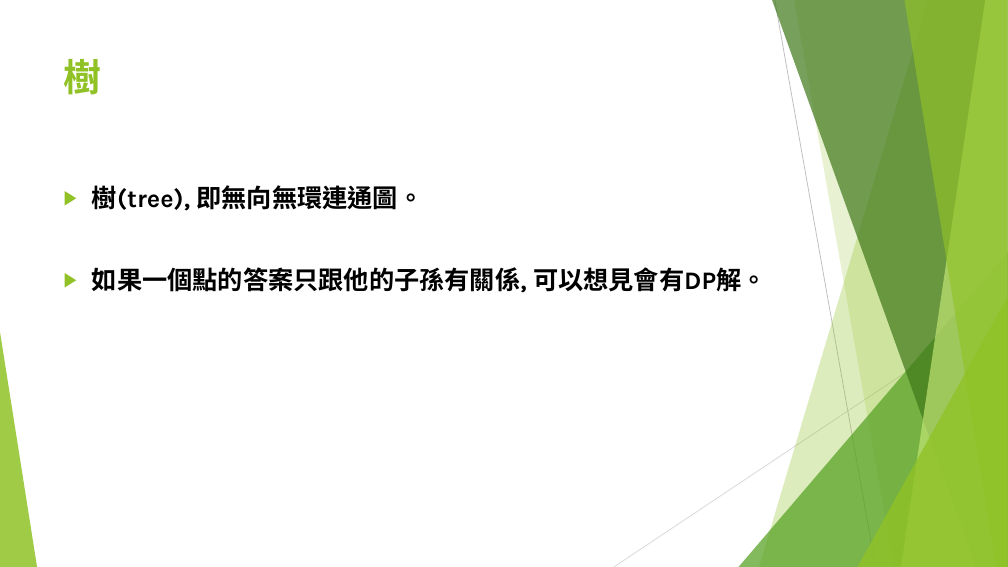
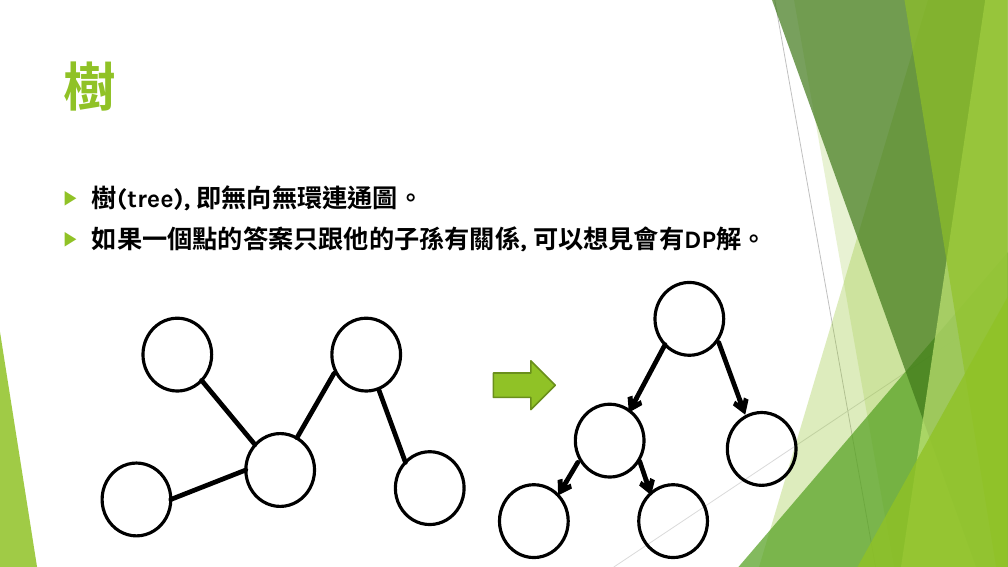
Before and after one commit to S920105123/DP2, a slide deck: slide 35 of presentation/進階動態規劃.pptx (slide 30 before the commit). Drawn at 1008x567 pixels with LibreOffice and Linux fonts; fonts in the diff are those of the drawing. Boxes give left, top, right and bottom in pixels: in the first picture for what was removed or moved away, otherwise in the second. Text is boxed around its words. In the diff, an @@ line names an element or a change of style, - is before the commit and + after.

```diff
--- a/presentation/進階動態規劃.pptx
+++ b/presentation/進階動態規劃.pptx
@@ title "樹" at (x1=64, y1=61, x2=117, y2=111): size 36 to 50 pt @@
@@ text "樹(tree), 即無向無環連通圖。" rewrapped from (x1=92, y1=185, x2=767, y2=293) to (x1=92, y1=185, x2=767, y2=252) @@
@@ ellipse added at (x1=655, y1=283, x2=724, y2=355), outline #000000 3 pt @@
@@ ellipse added at (x1=143, y1=318, x2=212, y2=391), outline #000000 3 pt @@
@@ ellipse added at (x1=332, y1=318, x2=401, y2=391), outline #000000 3 pt @@
@@ arrow added from (665, 345) to (629, 413), #000000 4.5 pt @@
@@ arrow added from (719, 343) to (746, 415), #000000 4.5 pt @@
@@ line added from (202, 380) to (255, 445), #000000 4.5 pt @@
@@ line added from (334, 374) to (297, 438), #000000 4.5 pt @@
@@ right arrow added at (x1=494, y1=361, x2=556, y2=410), fill #90C226, outline #6B901C 1.5 pt @@
@@ line added from (379, 390) to (405, 463), #000000 4.5 pt @@
@@ ellipse added at (x1=575, y1=405, x2=644, y2=477), outline #000000 3 pt @@
@@ ellipse added at (x1=727, y1=413, x2=796, y2=485), outline #000000 3 pt @@
@@ ellipse added at (x1=246, y1=434, x2=315, y2=507), outline #000000 3 pt @@
@@ ellipse added at (x1=102, y1=464, x2=171, y2=536), outline #000000 3 pt @@
@@ line added from (246, 470) to (171, 500), #000000 4.5 pt @@
@@ ellipse added at (x1=395, y1=452, x2=464, y2=525), outline #000000 3 pt @@
@@ arrow added from (578, 463) to (558, 495), #000000 4.5 pt @@
@@ arrow added from (640, 461) to (651, 495), #000000 4.5 pt @@
@@ ellipse added at (x1=500, y1=485, x2=569, y2=557), outline #000000 3 pt @@
@@ ellipse added at (x1=639, y1=485, x2=708, y2=557), outline #000000 3 pt @@
```
Also in this commit, not shown: 23 other slides changed, 23 slides added.
